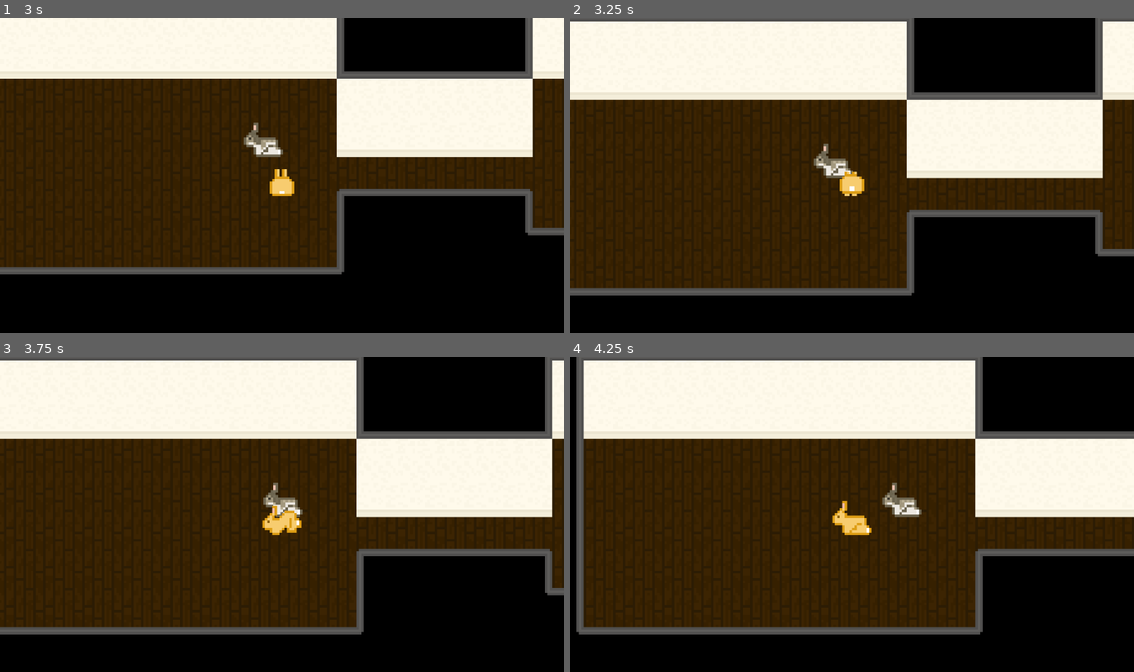
Above: before the commit, frames 1-4 (two rows, left to right).
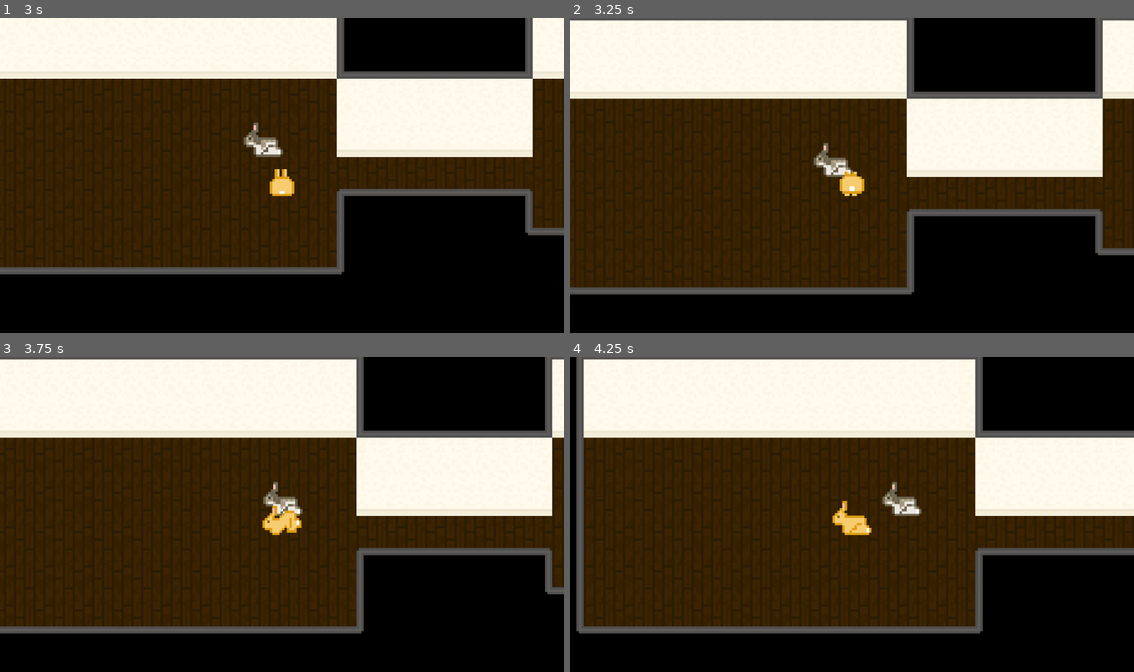
Above: after the commit, the same moments.

Repository: sarahlynnbradburn/BunnySimulator
Game: Godot game, scene res://world/world.tscn
Two runs of this game, one before a commit and one after it. Both use one fixed random seed, a clock stepped at 60 frames per second and the inputs below.
Inputs:
- Up to frame 1 (3 s): tap Enter at 0.5 s; hold D (walk_right) 0.53-1.28 s; hold S (walk_down) 1.28-2.03 s; hold D (walk_right) 2.03-2.78 s; hold W (walk_up) from 2.78 s (still down)
- Up to frame 2 (3.25 s): keep holding W (walk_up)
- Up to frame 3 (3.75 s): release W (walk_up) at 3.53 s; hold A (walk_left) from 3.53 s (still down)
- Up to frame 4 (4.25 s): keep holding A (walk_left)

Frame 1 is identical in both runs. In frame 2, 2.0% of the frame differs, in the area x 0-100%, y 0-89%; in frame 3, 2.0%; in frame 4, 1.9%.

Commit message:
y sorting working

Diff:
--- a/bunny-simulator/buttercup/character_body_2d.tscn
+++ b/bunny-simulator/buttercup/Buttercup.tscn
@@ -11,7 +11,7 @@
 }
 
 [sub_resource type="RectangleShape2D" id="RectangleShape2D_1noge"]
-size = Vector2(80, 40)
+size = Vector2(80, 39)
 
 [sub_resource type="Animation" id="Animation_7q3sd"]
 length = 0.001
@@ -92,6 +92,7 @@
 [node name="Buttercup" type="CharacterBody2D" unique_id=1859081179]
 collision_layer = 4
 collision_mask = 7
+motion_mode = 1
 
 [node name="PetPosition" type="Sprite2D" parent="." unique_id=1125624752]
 texture = ExtResource("1_1noge")
@@ -104,5 +105,5 @@
 libraries/ = SubResource("AnimationLibrary_ga0dy")
 
 [node name="CollisionShape2D" type="CollisionShape2D" parent="." unique_id=194901692]
-position = Vector2(0, 18)
+position = Vector2(0, 19.5)
 shape = SubResource("RectangleShape2D_1noge")
--- a/bunny-simulator/player/player.tscn
+++ b/bunny-simulator/player/player.tscn
@@ -103,6 +103,30 @@
 "transitions": PackedFloat32Array(1),
 "update": 1,
 "values": [true]
+}
+tracks/8/type = "value"
+tracks/8/imported = false
+tracks/8/enabled = true
+tracks/8/path = NodePath("sideways_collision:disabled")
+tracks/8/interp = 1
+tracks/8/loop_wrap = true
+tracks/8/keys = {
+"times": PackedFloat32Array(0),
+"transitions": PackedFloat32Array(1),
+"update": 1,
+"values": [false]
+}
+tracks/9/type = "value"
+tracks/9/imported = false
+tracks/9/enabled = true
+tracks/9/path = NodePath("up_and_down_collision:disabled")
+tracks/9/interp = 1
+tracks/9/loop_wrap = true
+tracks/9/keys = {
+"times": PackedFloat32Array(0),
+"transitions": PackedFloat32Array(1),
+"update": 1,
+"values": [false]
 }
 
 [sub_resource type="Animation" id="Animation_2ieo8"]
@@ -167,6 +191,30 @@
 "update": 1,
 "values": [false]
 }
+tracks/5/type = "value"
+tracks/5/imported = false
+tracks/5/enabled = true
+tracks/5/path = NodePath("sideways_collision:disabled")
+tracks/5/interp = 1
+tracks/5/loop_wrap = true
+tracks/5/keys = {
+"times": PackedFloat32Array(-0.033333335),
+"transitions": PackedFloat32Array(1),
+"update": 1,
+"values": [true]
+}
+tracks/6/type = "value"
+tracks/6/imported = false
+tracks/6/enabled = true
+tracks/6/path = NodePath("up_and_down_collision:disabled")
+tracks/6/interp = 1
+tracks/6/loop_wrap = true
+tracks/6/keys = {
+"times": PackedFloat32Array(0),
+"transitions": PackedFloat32Array(1),
+"update": 1,
+"values": [false]
+}
 
 [sub_resource type="Animation" id="Animation_hg6s5"]
 resource_name = "stand_left"
@@ -230,6 +278,30 @@
 "update": 1,
 "values": [false]
 }
+tracks/5/type = "value"
+tracks/5/imported = false
+tracks/5/enabled = true
+tracks/5/path = NodePath("sideways_collision:disabled")
+tracks/5/interp = 1
+tracks/5/loop_wrap = true
+tracks/5/keys = {
+"times": PackedFloat32Array(0),
+"transitions": PackedFloat32Array(1),
+"update": 1,
+"values": [false]
+}
+tracks/6/type = "value"
+tracks/6/imported = false
+tracks/6/enabled = true
+tracks/6/path = NodePath("up_and_down_collision:disabled")
+tracks/6/interp = 1
+tracks/6/loop_wrap = true
+tracks/6/keys = {
+"times": PackedFloat32Array(0),
+"transitions": PackedFloat32Array(1),
+"update": 1,
+"values": [true]
+}
 
 [sub_resource type="Animation" id="Animation_g6k8r"]
 resource_name = "stand_right"
@@ -293,6 +365,30 @@
 "update": 1,
 "values": [false]
 }
+tracks/5/type = "value"
+tracks/5/imported = false
+tracks/5/enabled = true
+tracks/5/path = NodePath("sideways_collision:disabled")
+tracks/5/interp = 1
+tracks/5/loop_wrap = true
+tracks/5/keys = {
+"times": PackedFloat32Array(0),
+"transitions": PackedFloat32Array(1),
+"update": 1,
+"values": [false]
+}
+tracks/6/type = "value"
+tracks/6/imported = false
+tracks/6/enabled = true
+tracks/6/path = NodePath("up_and_down_collision:disabled")
+tracks/6/interp = 1
+tracks/6/loop_wrap = true
+tracks/6/keys = {
+"times": PackedFloat32Array(0),
+"transitions": PackedFloat32Array(1),
+"update": 1,
+"values": [true]
+}
 
 [sub_resource type="Animation" id="Animation_ebec5"]
 resource_name = "stand_up"
@@ -351,6 +447,30 @@
 tracks/4/interp = 1
 tracks/4/loop_wrap = true
 tracks/4/keys = {
+"times": PackedFloat32Array(0),
+"transitions": PackedFloat32Array(1),
+"update": 1,
+"values": [true]
+}
+tracks/5/type = "value"
+tracks/5/imported = false
+tracks/5/enabled = true
+tracks/5/path = NodePath("up_and_down_collision:disabled")
+tracks/5/interp = 1
+tracks/5/loop_wrap = true
+tracks/5/keys = {
+"times": PackedFloat32Array(0),
+"transitions": PackedFloat32Array(1),
+"update": 1,
+"values": [false]
+}
+tracks/6/type = "value"
+tracks/6/imported = false
+tracks/6/enabled = true
+tracks/6/path = NodePath("sideways_collision:disabled")
+tracks/6/interp = 1
+tracks/6/loop_wrap = true
+tracks/6/keys = {
 "times": PackedFloat32Array(0),
 "transitions": PackedFloat32Array(1),
 "update": 1,
@@ -421,6 +541,30 @@
 "update": 1,
 "values": [false]
 }
+tracks/5/type = "value"
+tracks/5/imported = false
+tracks/5/enabled = true
+tracks/5/path = NodePath("up_and_down_collision:disabled")
+tracks/5/interp = 1
+tracks/5/loop_wrap = true
+tracks/5/keys = {
+"times": PackedFloat32Array(0),
+"transitions": PackedFloat32Array(1),
+"update": 1,
+"values": [false]
+}
+tracks/6/type = "value"
+tracks/6/imported = false
+tracks/6/enabled = true
+tracks/6/path = NodePath("sideways_collision:disabled")
+tracks/6/interp = 1
+tracks/6/loop_wrap = true
+tracks/6/keys = {
+"times": PackedFloat32Array(0),
+"transitions": PackedFloat32Array(1),
+"update": 1,
+"values": [true]
+}
 
 [sub_resource type="Animation" id="Animation_rgyib"]
 resource_name = "walk_left"
@@ -486,6 +630,30 @@
 "update": 1,
 "values": [false]
 }
+tracks/5/type = "value"
+tracks/5/imported = false
+tracks/5/enabled = true
+tracks/5/path = NodePath("sideways_collision:disabled")
+tracks/5/interp = 1
+tracks/5/loop_wrap = true
+tracks/5/keys = {
+"times": PackedFloat32Array(0),
+"transitions": PackedFloat32Array(1),
+"update": 1,
+"values": [false]
+}
+tracks/6/type = "value"
+tracks/6/imported = false
+tracks/6/enabled = true
+tracks/6/path = NodePath("up_and_down_collision:disabled")
+tracks/6/interp = 1
+tracks/6/loop_wrap = true
+tracks/6/keys = {
+"times": PackedFloat32Array(0),
+"transitions": PackedFloat32Array(1),
+"update": 1,
+"values": [true]
+}
 
 [sub_resource type="Animation" id="Animation_boad6"]
 resource_name = "walk_right"
@@ -551,6 +719,30 @@
 "update": 1,
 "values": [false]
 }
+tracks/5/type = "value"
+tracks/5/imported = false
+tracks/5/enabled = true
+tracks/5/path = NodePath("up_and_down_collision:disabled")
+tracks/5/interp = 1
+tracks/5/loop_wrap = true
+tracks/5/keys = {
+"times": PackedFloat32Array(0),
+"transitions": PackedFloat32Array(1),
+"update": 1,
+"values": [true]
+}
+tracks/6/type = "value"
+tracks/6/imported = false
+tracks/6/enabled = true
+tracks/6/path = NodePath("sideways_collision:disabled")
+tracks/6/interp = 1
+tracks/6/loop_wrap = true
+tracks/6/keys = {
+"times": PackedFloat32Array(0),
+"transitions": PackedFloat32Array(1),
+"update": 1,
+"values": [false]
+}
 
 [sub_resource type="Animation" id="Animation_8t03j"]
 resource_name = "walk_up"
@@ -616,6 +808,30 @@
 "update": 1,
 "values": [true]
 }
+tracks/5/type = "value"
+tracks/5/imported = false
+tracks/5/enabled = true
+tracks/5/path = NodePath("up_and_down_collision:disabled")
+tracks/5/interp = 1
+tracks/5/loop_wrap = true
+tracks/5/keys = {
+"times": PackedFloat32Array(0),
+"transitions": PackedFloat32Array(1),
+"update": 1,
+"values": [false]
+}
+tracks/6/type = "value"
+tracks/6/imported = false
+tracks/6/enabled = true
+tracks/6/path = NodePath("sideways_collision:disabled")
+tracks/6/interp = 1
+tracks/6/loop_wrap = true
+tracks/6/keys = {
+"times": PackedFloat32Array(0),
+"transitions": PackedFloat32Array(1),
+"update": 1,
+"values": [true]
+}
 
 [sub_resource type="AnimationLibrary" id="AnimationLibrary_rgyib"]
 _data = {
@@ -703,19 +919,21 @@
 transitions = ["Start", "MoveState", SubResource("AnimationNodeStateMachineTransition_rgyib")]
 
 [sub_resource type="AnimationNodeBlendTree" id="AnimationNodeBlendTree_65viv"]
-graph_offset = Vector2(-570.1239, -8.296265)
 nodes/output/position = Vector2(500, 60)
 nodes/StateMachine/node = SubResource("AnimationNodeStateMachine_c35mf")
 nodes/StateMachine/position = Vector2(-36.636894, 62.233738)
 node_connections = [&"output", 0, &"StateMachine"]
 
 [sub_resource type="RectangleShape2D" id="RectangleShape2D_qjkh3"]
-size = Vector2(31.486368, 21.147758)
+size = Vector2(31.486366, 21.147758)
+
+[sub_resource type="RectangleShape2D" id="RectangleShape2D_g6k8r"]
+size = Vector2(43, 41)
 
 [node name="Player" type="CharacterBody2D" unique_id=2003750965]
-z_index = 1
 collision_layer = 2
 collision_mask = 7
+motion_mode = 1
 script = ExtResource("1_rkbax")
 
 [node name="WalkingRightSprite" type="Sprite2D" parent="." unique_id=1803763294]
@@ -747,8 +965,12 @@
 [node name="Camera2D" type="Camera2D" parent="." unique_id=1633707437]
 visible = false
 
-[node name="CollisionShape2D" type="CollisionShape2D" parent="." unique_id=1511785964]
-position = Vector2(1.4305115e-06, 20)
+[node name="sideways_collision" type="CollisionShape2D" parent="." unique_id=1511785964]
+position = Vector2(0, 20)
 rotation = -3.1415925
 scale = Vector2(2.540782, -1.7968808)
 shape = SubResource("RectangleShape2D_qjkh3")
+
+[node name="up_and_down_collision" type="CollisionShape2D" parent="." unique_id=1801623424]
+position = Vector2(-2, 21)
+shape = SubResource("RectangleShape2D_g6k8r")
--- a/bunny-simulator/world/world.tscn
+++ b/bunny-simulator/world/world.tscn
@@ -3,7 +3,7 @@
 [ext_resource type="PackedScene" uid="uid://cx1qnt8qg757b" path="res://player/player.tscn" id="1_6xmxd"]
 [ext_resource type="Texture2D" uid="uid://cfo5ple1x6r1f" path="res://world/wood_floor.png" id="2_tcf2h"]
 [ext_resource type="Texture2D" uid="uid://c26s5qx68cedt" path="res://world/Walls_and_edges.png" id="4_fn3g3"]
-[ext_resource type="PackedScene" uid="uid://tkvbrbsdkybv" path="res://buttercup/character_body_2d.tscn" id="4_h5o24"]
+[ext_resource type="PackedScene" uid="uid://tkvbrbsdkybv" path="res://buttercup/Buttercup.tscn" id="4_h5o24"]
 [ext_resource type="Texture2D" uid="uid://w0tvn13qe12k" path="res://world/Untitled.png" id="4_mmdvd"]
 
 [sub_resource type="TileSetAtlasSource" id="TileSetAtlasSource_h5o24"]
@@ -36,6 +36,7 @@
 0:5/0/physics_layer_0/polygon_0/points = PackedVector2Array(25, -40, 24, 40, 40, 40, 40, -40)
 1:5/0 = 0
 1:5/0/z_index = 1
+1:5/0/y_sort_origin = 30
 1:5/0/physics_layer_0/polygon_0/points = PackedVector2Array(-40, 35.56185, 40, 36.126335, 40, 40, -40, 40)
 2:5/0 = 0
 2:5/0/physics_layer_0/polygon_0/points = PackedVector2Array(-40, -40, -40, 40, -25, 40, -26, -40)
@@ -43,13 +44,16 @@
 3:5/0/physics_layer_0/polygon_0/points = PackedVector2Array(25, -40, 24, 40, 40, 40, 40, -40)
 4:5/0 = 0
 4:5/0/z_index = 1
+4:5/0/y_sort_origin = 30
 4:5/0/physics_layer_0/polygon_0/points = PackedVector2Array(-40, 35.56185, 40, 36.126335, 40, 40, -40, 40)
 4:4/0 = 0
 3:4/0 = 0
 3:4/0/z_index = 1
+3:4/0/y_sort_origin = 30
 3:4/0/physics_layer_0/polygon_0/points = PackedVector2Array(-40, 35.56185, 40, 36.126335, 40, 40, -40, 40)
 2:4/0 = 0
 2:4/0/z_index = 1
+2:4/0/y_sort_origin = 30
 2:4/0/physics_layer_0/polygon_0/points = PackedVector2Array(-40, 35.56185, 40, 36.126335, 40, 40, -40, 40)
 1:4/0 = 0
 1:3/0 = 0
@@ -106,9 +110,13 @@
 sources/0 = SubResource("TileSetAtlasSource_sc4t8")
 
 [node name="Node2D" type="Node2D" unique_id=1581614405]
+y_sort_enabled = true
 
 [node name="Player" parent="." unique_id=2003750965 instance=ExtResource("1_6xmxd")]
 position = Vector2(628, 250)
+
+[node name="Buttercup" parent="." unique_id=1859081179 instance=ExtResource("4_h5o24")]
+position = Vector2(890, 280)
 
 [node name="GroundLayer" type="Node2D" parent="." unique_id=1248811550]
 
@@ -130,8 +138,6 @@
 tile_set = SubResource("TileSet_mmdvd")
 
 [node name="walls" type="TileMapLayer" parent="GroundLayer" unique_id=33501170]
+z_as_relative = false
 tile_map_data = PackedByteArray("AAADAAEAAAABAAIAAAAEAAEAAAABAAIAAAAFAAEAAAABAAIAAAAGAAEAAAABAAIAAAAHAAEAAAABAAIAAAAIAA …(1744 unchanged characters)…
 tile_set = SubResource("TileSet_ai45w")
-
-[node name="Buttercup" parent="." unique_id=1859081179 instance=ExtResource("4_h5o24")]
-position = Vector2(890, 280)
